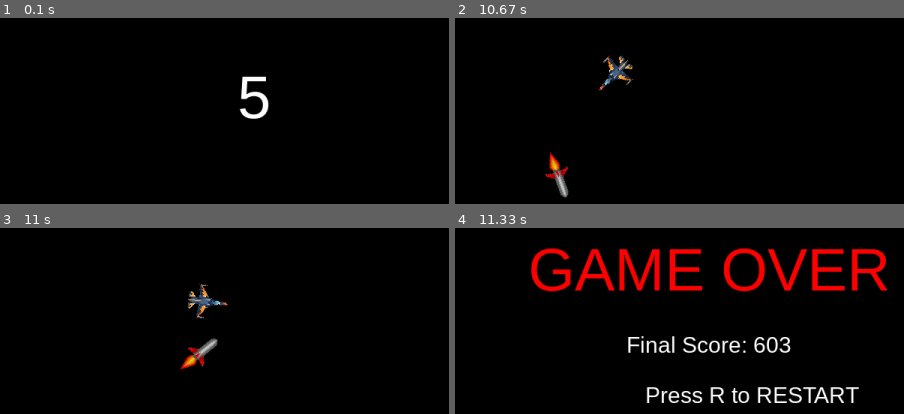
Above: before the commit, frames 1-4 (two rows, left to right).
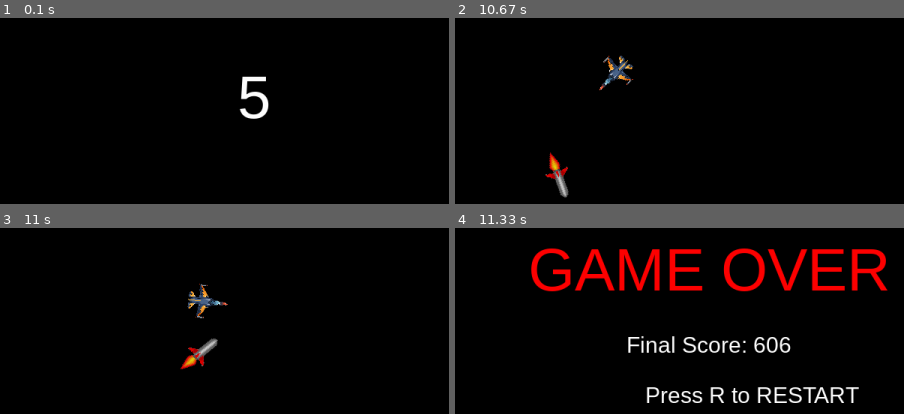
Above: after the commit, the same moments.

Repository: jinjini000/Missile_Dodge_Game
Game: pygame game, started from pygamehomework.py
Same seed, same stepped clock (60 frames per second), same inputs: the game is played once before the commit and once after it.
Inputs:
- Up to frame 1 (0.1 s): no input
- Up to frame 2 (10.67 s): tap Space at 5.07, 5.47, 5.77, 5.97, 6.27, 6.47, 6.8, 7.1, 7.3, 7.6, 7.87, 8.2, 8.5, 8.63, 9.03, 9.33, 9.7, 10.1, 10.4, 10.6 s; hold Left 5.4-5.87 s; hold Right 5.9-6.37 s; hold Up 6.4-6.7 s; hold Right 6.73-7.2 s; hold Left 7.23-7.77 s; hold Down 7.8-8.1 s; hold Left 8.13-8.53 s; hold Up 8.57-8.93 s; hold Right 8.97-9.6 s; hold Down 9.63-10 s; hold Left 10.03-10.5 s; hold Right from 10.53 s (still down)
- Up to frame 3 (11 s): keep holding Right; tap Space at 10.9 s
- Up to frame 4 (11.33 s): release Right at 11 s; hold Up from 11.03 s (still down); tap Space at 11.1 s
The pictures show only the part of the screen within x 22-72%, y 50-100%; the shares and areas given below are measured in that part.

Frames 1-3 are identical in both runs. In frame 4, 0.1% of the frame differs, in the area x 72-75%, y 58-68%.

Commit message:
접촉 범위 수정

Diff:
--- a/pygamehomework.py
+++ b/pygamehomework.py
@@ -462,7 +462,7 @@
                 for missile in missiles:
                     missile.update(player_x, player_y, self.consts.player_size, flares)
 
-                    player_rect = pygame.Rect(player_x, player_y, self.consts.player_size, self.consts.player_size)
+                    player_rect = pygame.Rect(player_x, player_y, self.consts.player_size*0.8, self.consts.player_size*0.8)
                     missile_rect = pygame.Rect(missile.x, missile.y, missile.size*0.8, missile.size * 0.8)
 
                     if player_rect.colliderect(missile_rect):
